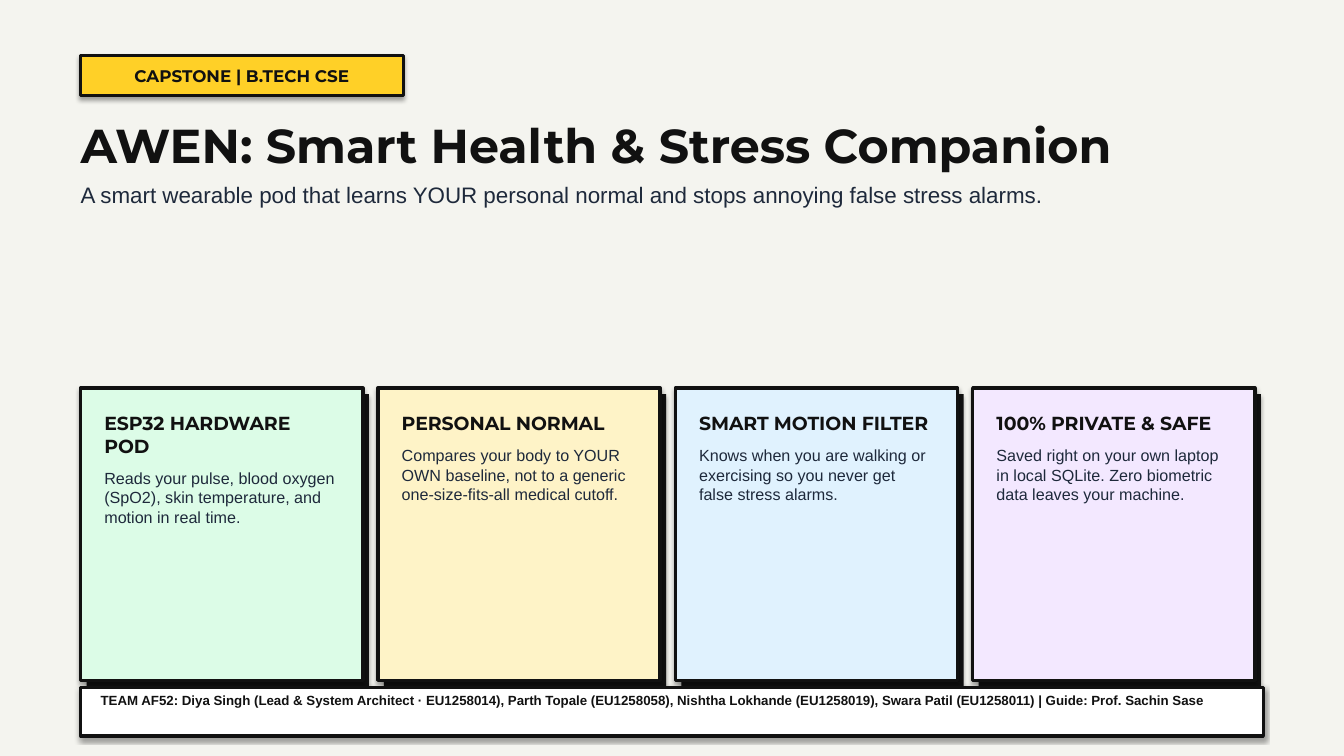
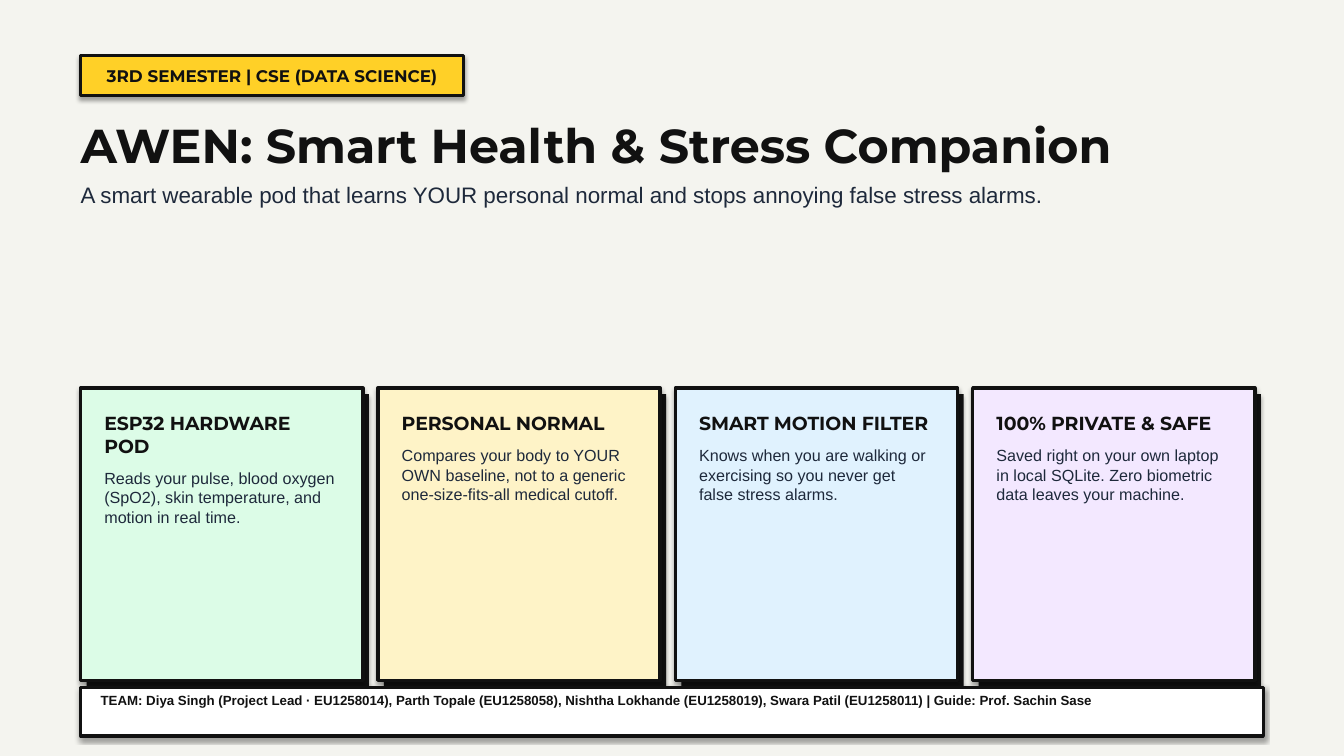
Before and after one commit to diya-1720/CaPsToNe, a slide deck: slide 1 of AWEN_Final_Presentation_AF52.pptx. Drawn at 1344x756 pixels with LibreOffice and Linux fonts; fonts in the diff are those of the drawing. Boxes give left, top, right and bottom in pixels: in the first picture for what was removed or moved away, otherwise in the second. Text is boxed around its words. In the diff, an @@ line names an element or a change of style, - is before the commit and + after.

```diff
--- a/AWEN_Final_Presentation_AF52.pptx
+++ b/AWEN_Final_Presentation_AF52.pptx
@@ rectangle "3RD SEMESTER | CSE (DATA ...": place and size @@
-rectangle "3RD SEMESTER | CSE (DATA ..." at [81, 55, 403, 96]
+rectangle "3RD SEMESTER | CSE (DATA ..." at [81, 55, 464, 96]
@@ text in rectangle at [107, 69, 437, 86]: text changed @@
-CAPSTONE | B.TECH CSE
+3RD SEMESTER | CSE (DATA SCIENCE)
@@ text at [101, 695, 1092, 708]: text changed @@
-TEAM AF52: Diya Singh (Lead & System Architect · EU1258014), Parth Topale (EU1258058), Nishtha Lokhande (EU1258019), Swara Patil (EU1258011) | Guide: Prof. Sachin Sase
+TEAM: Diya Singh (Project Lead · EU1258014), Parth Topale (EU1258058), Nishtha Lokhande (EU1258019), Swara Patil (EU1258011) | Guide: Prof. Sachin Sase
```
Also in this commit, not shown: 4 other files.
